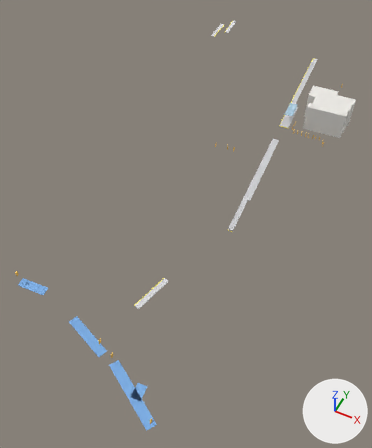
The glTF model bern-research/stations/models/8508053-steinibach.glb: old version first, new version second.
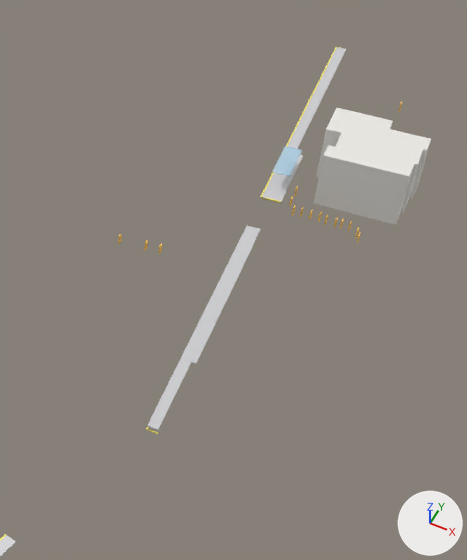
The first picture shows the older version from a 50 mm lens placed at (53.0, -236.0, 174.0), pointed at (-25.0, -79.0, -22.0). The close-ups show the older and then the newer version on the part from 43% to 100% of the width and 8% to 65% of the height of that picture. Only the edits that show in the close-ups are written down. Every picture has the same lights, and +X, +Y and +Z are marked at lower right.

The first close-up shows 'boarding_edge@0', 'building_part@x', 'platform_body@0', 'platform_surface@0' and 2 more.
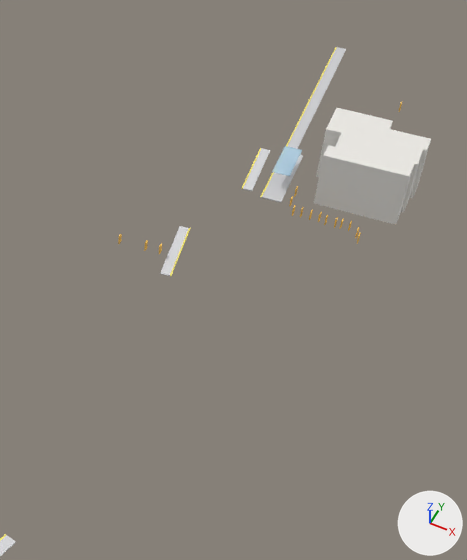
Boxes (x1, y1, x2, y2) around the edits, measured in the close-ups (467 x 560 px):
'platform_surface@0', reshaped (57% narrower, 59% shorter): before (147, 47, 346, 430); after (261, 47, 346, 203)
'platform_body@0', reshaped: before (0, 535, 16, 557); after (0, 148, 270, 557)
'boarding_edge@0', reshaped: before (0, 47, 341, 541); after (0, 47, 337, 541)
part 1 of me_boarding_edge_0, added: after (170, 228, 190, 276)
part 2 of me_boarding_edge_0, added: after (241, 148, 261, 189)
part 3 of me_platform_body_0, added: after (160, 226, 189, 276)
part 4 of me_platform_body_0, added: after (243, 148, 270, 191)
part 5 of me_platform_surface_0, deleted: before (147, 226, 261, 430)

Patch to the scene script:
```diff
--- a/bern-research/stations/models/8508053-steinibach.glb.py
+++ b/bern-research/stations/models/8508053-steinibach.glb.py
@@ me_boarding_edge_0 @@
 # used by ob_boarding_edge_0; location = (0.0, 0.0, 0.0)
-me_boarding_edge_0.from_pydata(...)  # 84 vertices, 144 faces; spans x -75.0..4.0, y -144.0..88.0, z -2.0..0.0
+me_boarding_edge_0.from_pydata(...)  # 48 vertices, 72 faces; spans x -75.0..-3.0, y -144.0..88.0, z -2.0..0.0
+# me_boarding_edge_0 part 1: the loose piece of 8 vertices spanning x -16.0..-11.0, y -144.0..-126.0, z -2.0 is copied, and the copy is scaled about its middle by (0.566, -1.02, 1), then moved by (1.0, 98.0, 1.0); it spans x -15.0..-12.0, y -46.0..-28.0, z -1.0
+# me_boarding_edge_0 part 2: the loose piece of 8 vertices spanning x -72.0..-70.0, y 70.0..88.0, z 0.0 is copied, and the copy is moved by (62.0, -79.0, 0.0); it spans x -10.0..-8.0, y -9.0..9.0, z 0.0
+# other edits to the shape of me_boarding_edge_0 do not show in these pictures
 me_boarding_edge_0.materials.append(mat_boarding_edge)
@@ me_platform_body_0 @@
 # used by ob_platform_body_0; location = (0.0, 0.0, 0.0)
-me_platform_body_0.from_pydata(...)  # 24 vertices, 36 faces; spans x -77.0..-9.0, y -144.0..88.0, z -2.0..0.0
+me_platform_body_0.from_pydata(...)  # 40 vertices, 60 faces; spans x -77.0..-6.0, y -144.0..88.0, z -2.0..0.0
+# me_platform_body_0 part 3: the loose piece of 8 vertices spanning x -72.0..-68.0, y 70.0..88.0, z 0.0 is copied, and the copy is scaled about its middle by (-1.17, -0.994, 1), then moved by (56.0, -116.0, -1.0); it spans x -17.0..-12.0, y -46.0..-28.0, z -1.0
+# me_platform_body_0 part 4: the loose piece of 8 vertices spanning x -72.0..-68.0, y 70.0..88.0, z 0.0 is copied, and the copy is moved by (62.0, -79.0, 0.0); it spans x -10.0..-6.0, y -9.0..9.0, z 0.0
 me_platform_body_0.materials.append(mat_platform_body)
@@ me_platform_surface_0 @@
 # used by ob_platform_surface_0; location = (0.0, 0.0, 0.0)
-me_platform_surface_0.from_pydata(...)  # 40 vertices, 72 faces; spans x -7.0..4.0, y -91.0..65.0, z 0.0
+me_platform_surface_0.from_pydata(...)  # 22 vertices, 40 faces; spans x -7.0..2.0, y -10.0..65.0, z 0.0
+# me_platform_surface_0 part 5: the loose piece of 18 vertices spanning x -2.0..4.0, y -91.0..-22.0, z 0.0 is deleted
 me_platform_surface_0.materials.append(mat_platform_surface)
```
